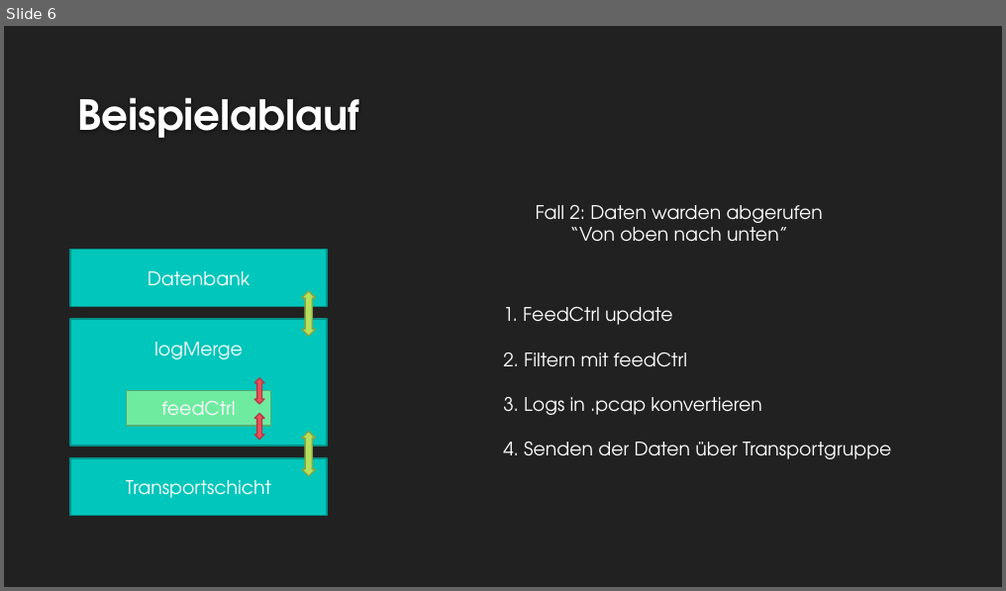
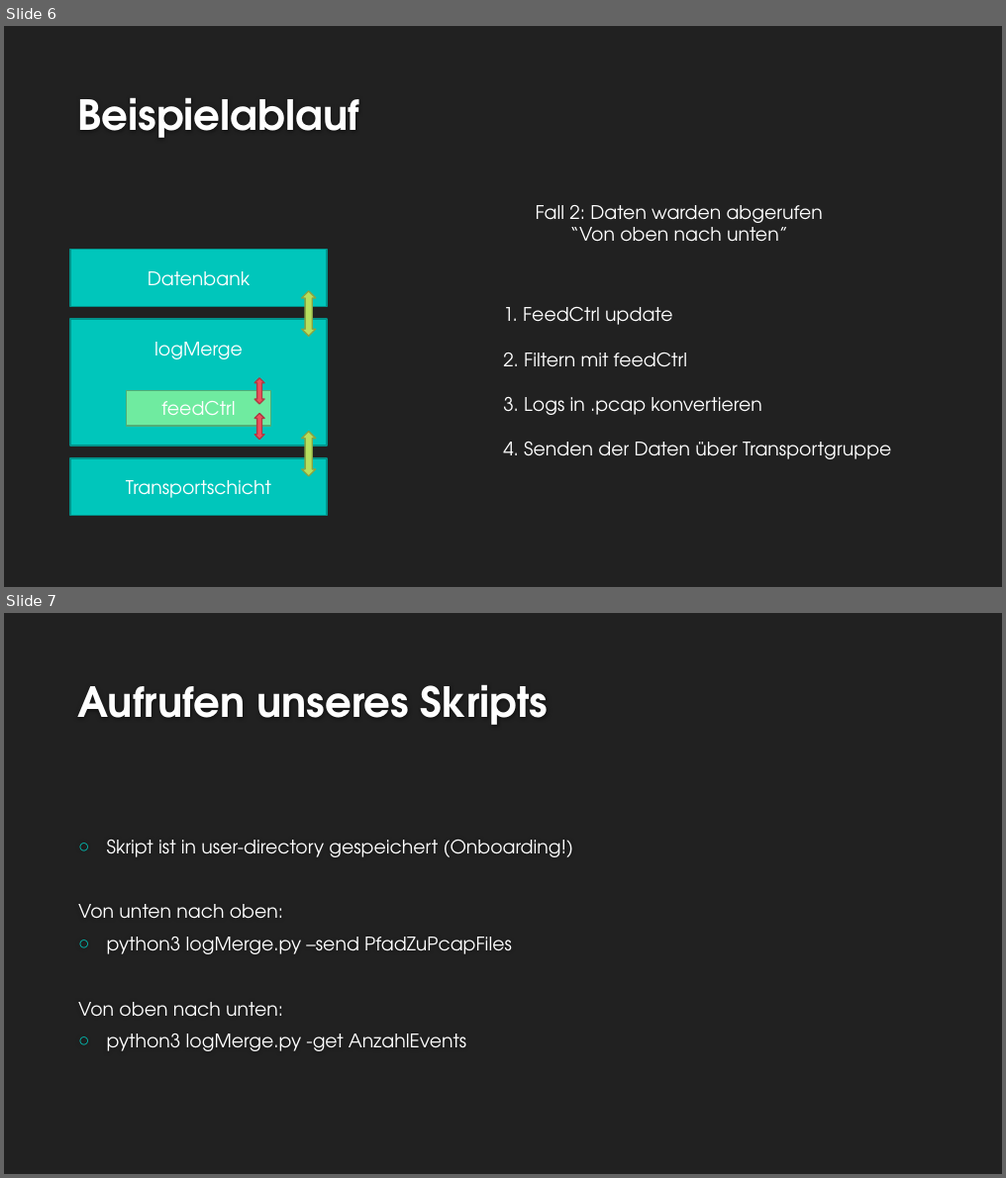
Before and after one commit to cn-uofbasel/BACnet, a slide deck: groups/04-logMerge/presihalbzeit.pptx. Shown one above the other, each under a label of ours: slide 6 before the commit, slides 6 and 7 after it. The pictures are 1006x591 and 1006x1178 pixels, drawn with LibreOffice and Linux fonts; fonts in the diff are those of the drawing; background and template pictures are left out. Boxes give left, top, right and bottom in pixels: in the first picture for what was removed or moved away, otherwise in the second. Text is boxed around its words. In the diff, an @@ line names an element or a change of style, - is before the commit and + after.

```diff
--- a/groups/04-logMerge/presihalbzeit.pptx
+++ b/groups/04-logMerge/presihalbzeit.pptx
@@ slide 7 added at bbox=[4, 613, 1002, 1174], background #212121 @@
@@ title added at bbox=[78, 684, 548, 725], 40 pt, text #FEFEFE, bold @@
+Aufrufen unseres Skripts
@@ text added at bbox=[78, 840, 574, 1052], 18 pt, text #FFFFFF @@
+○ Skript ist in user-directory gespeichert (Onboarding!)
+Von unten nach oben:
+○ python3 logMerge.py –send PfadZuPcapFiles
+Von oben nach unten:
+○ python3 logMerge.py -get AnzahlEvents
```
Also in this commit, not shown: 2 slides changed, 1 other file.
